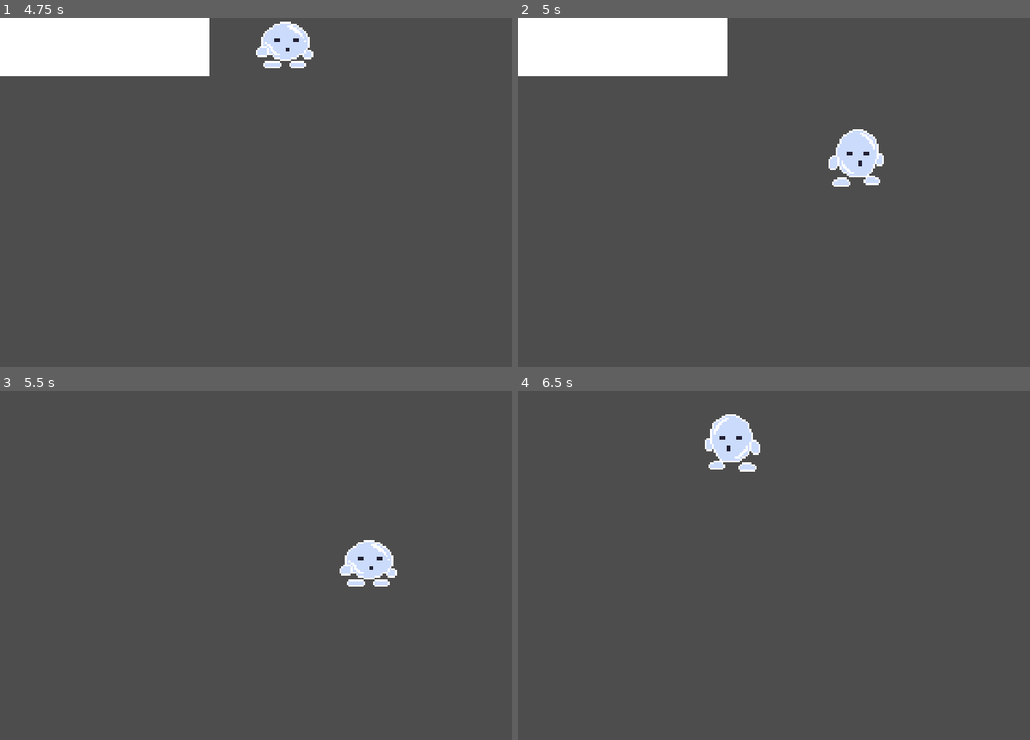
Above: before the commit, frames 1-4 (two rows, left to right).
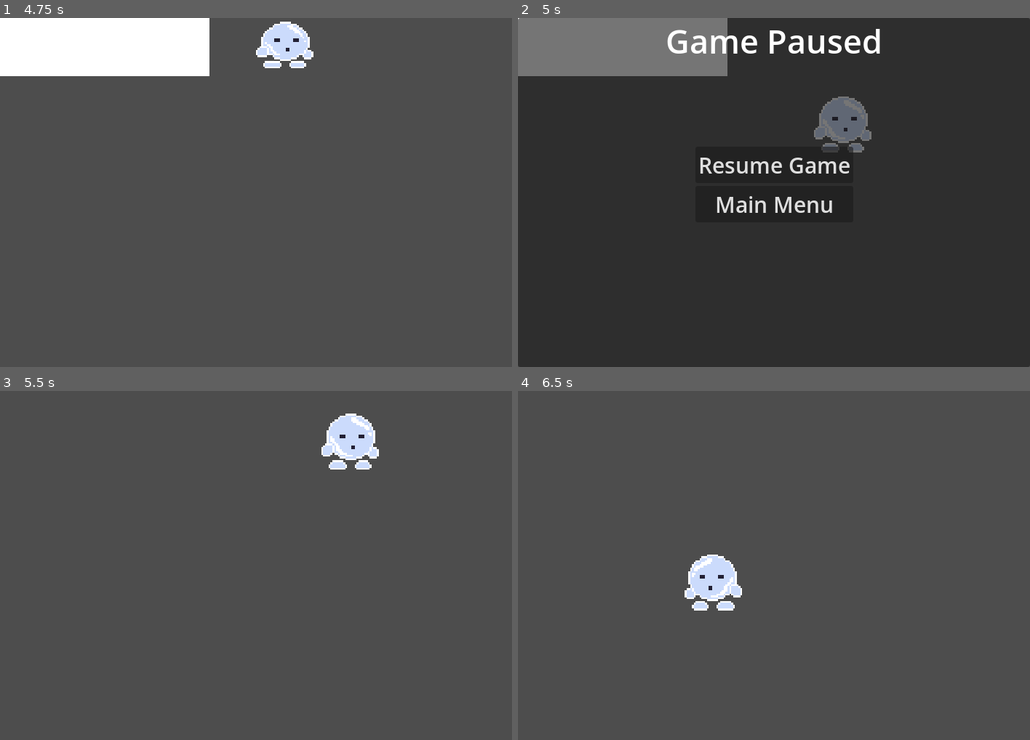
Above: after the commit, the same moments.

Repository: orestulis05/project-bubble
Game: Godot game, scene res://scenes/MainMenu.tscn
Same seed, same stepped clock (60 frames per second), same inputs: the game is played once before the commit and once after it.
Inputs (mouse positions are in pixels of both pictures, inside the frame that each line leads up to):
- Up to frame 1 (4.75 s): click "New Game" at 0.5 s; hold D (move_right) 1.28-2.78 s; tap Space (jump) at 1.52, 2.27, 3.77, 4.52 s; hold A (move_left) 2.78-3.53 s; hold D (move_right) from 3.53 s (still down)
- Up to frame 2 (5 s): keep holding D (move_right); tap Escape (pause) at 4.9 s
- Up to frame 3 (5.5 s): release D (move_right) at 5 s; click (256, 537) at 5 s, where only the run after the commit has a clickable "Resume Game"
- Up to frame 4 (6.5 s): hold A (move_left) from 5.78 s (still down); tap Space (jump) at 6.02 s

Frame 1 is identical in both runs. In frame 2, 99% of the frame differs, in the area x 0-100%, y 0-100%; in frame 3, 2.3%; in frame 4, 2.4%.

Commit message:
Structured the pause screen better.
Left the UI CanvasLayer and made the 'Pause Screen' node seperately.

Diff:
--- /dev/null
+++ b/scenes/Pause Screen.tscn
@@ -0,0 +1,57 @@
+[gd_scene load_steps=2 format=3 uid="uid://bkfisdr5pbwdn"]
+
+[ext_resource type="Script" path="res://scripts/pause.gd" id="1_irqd4"]
+
+[node name="Pause" type="Node"]
+process_mode = 3
+script = ExtResource("1_irqd4")
+
+[node name="PausePanel" type="Panel" parent="."]
+unique_name_in_owner = true
+visible = false
+anchors_preset = 15
+anchor_right = 1.0
+anchor_bottom = 1.0
+grow_horizontal = 2
+grow_vertical = 2
+
+[node name="Label" type="Label" parent="PausePanel"]
+layout_mode = 1
+anchors_preset = 5
+anchor_left = 0.5
+anchor_right = 0.5
+offset_left = -20.0
+offset_right = 20.0
+offset_bottom = 23.0
+grow_horizontal = 2
+theme_override_font_sizes/font_size = 45
+text = "Game Paused"
+
+[node name="VBoxContainer" type="VBoxContainer" parent="PausePanel"]
+layout_mode = 1
+anchors_preset = 8
+anchor_left = 0.5
+anchor_top = 0.5
+anchor_right = 0.5
+anchor_bottom = 0.5
+offset_left = -63.5
+offset_top = -63.5
+offset_right = 63.5
+offset_bottom = 63.5
+grow_horizontal = 2
+grow_vertical = 2
+
+[node name="Button" type="Button" parent="PausePanel/VBoxContainer"]
+process_mode = 3
+layout_mode = 2
+theme_override_font_sizes/font_size = 30
+text = "Resume Game"
+
+[node name="Button2" type="Button" parent="PausePanel/VBoxContainer"]
+process_mode = 3
+layout_mode = 2
+theme_override_font_sizes/font_size = 30
+text = "Main Menu"
+
+[connection signal="pressed" from="PausePanel/VBoxContainer/Button" to="." method="_on_button_pressed"]
+[connection signal="pressed" from="PausePanel/VBoxContainer/Button2" to="." method="_on_button_2_pressed"]
--- a/scenes/TestingMap.tscn
+++ b/scenes/TestingMap.tscn
@@ -1,9 +1,10 @@
-[gd_scene load_steps=7 format=4 uid="uid://djsos3pub4rku"]
+[gd_scene load_steps=8 format=4 uid="uid://ofc4w6qbybja"]
 
-[ext_resource type="PackedScene" uid="uid://df4q0jnn83r3d" path="res://scenes/Player.tscn" id="1_sljc5"]
+[ext_resource type="PackedScene" path="res://scenes/Player.tscn" id="1_sljc5"]
 [ext_resource type="Texture2D" uid="uid://3lbad4ppcyd2" path="res://textures/16x16_rect.png" id="2_t074g"]
 [ext_resource type="Script" path="res://scripts/RoomCamera.gd" id="3_d03bf"]
-[ext_resource type="PackedScene" uid="uid://xkyofka08ymv" path="res://scenes/Jellyfish.tscn" id="4_lpv60"]
+[ext_resource type="PackedScene" path="res://scenes/Jellyfish.tscn" id="4_lpv60"]
+[ext_resource type="PackedScene" uid="uid://bkfisdr5pbwdn" path="res://scenes/Pause Screen.tscn" id="5_soq51"]
 
 [sub_resource type="TileSetAtlasSource" id="TileSetAtlasSource_m6eg3"]
 texture = ExtResource("2_t074g")
@@ -30,3 +31,7 @@
 
 [node name="Jellyfish" parent="." instance=ExtResource("4_lpv60")]
 position = Vector2(159, 369)
+
+[node name="UI" type="CanvasLayer" parent="."]
+
+[node name="Pause" parent="UI" instance=ExtResource("5_soq51")]
--- a/scenes/pause_screen.tscn
+++ /dev/null
@@ -1,59 +0,0 @@
-[gd_scene load_steps=2 format=3 uid="uid://bxgyoahtl2onj"]
-
-[ext_resource type="Script" path="res://scripts/pause.gd" id="1_nds06"]
-
-[node name="UI" type="CanvasLayer"]
-
-[node name="Pause" type="Node" parent="."]
-process_mode = 3
-script = ExtResource("1_nds06")
-
-[node name="PausePanel" type="Panel" parent="Pause"]
-unique_name_in_owner = true
-visible = false
-anchors_preset = 15
-anchor_right = 1.0
-anchor_bottom = 1.0
-grow_horizontal = 2
-grow_vertical = 2
-
-[node name="Label" type="Label" parent="Pause/PausePanel"]
-layout_mode = 1
-anchors_preset = 5
-anchor_left = 0.5
-anchor_right = 0.5
-offset_left = -20.0
-offset_right = 20.0
-offset_bottom = 23.0
-grow_horizontal = 2
-theme_override_font_sizes/font_size = 45
-text = "Game Paused"
-
-[node name="VBoxContainer" type="VBoxContainer" parent="Pause/PausePanel"]
-layout_mode = 1
-anchors_preset = 8
-anchor_left = 0.5
-anchor_top = 0.5
-anchor_right = 0.5
-anchor_bottom = 0.5
-offset_left = -63.5
-offset_top = -63.5
-offset_right = 63.5
-offset_bottom = 63.5
-grow_horizontal = 2
-grow_vertical = 2
-
-[node name="Button" type="Button" parent="Pause/PausePanel/VBoxContainer"]
-process_mode = 3
-layout_mode = 2
-theme_override_font_sizes/font_size = 30
-text = "Resume Game"
-
-[node name="Button2" type="Button" parent="Pause/PausePanel/VBoxContainer"]
-process_mode = 3
-layout_mode = 2
-theme_override_font_sizes/font_size = 30
-text = "Main Menu"
-
-[connection signal="pressed" from="Pause/PausePanel/VBoxContainer/Button" to="Pause" method="_on_button_pressed"]
-[connection signal="pressed" from="Pause/PausePanel/VBoxContainer/Button2" to="Pause" method="_on_button_2_pressed"]
